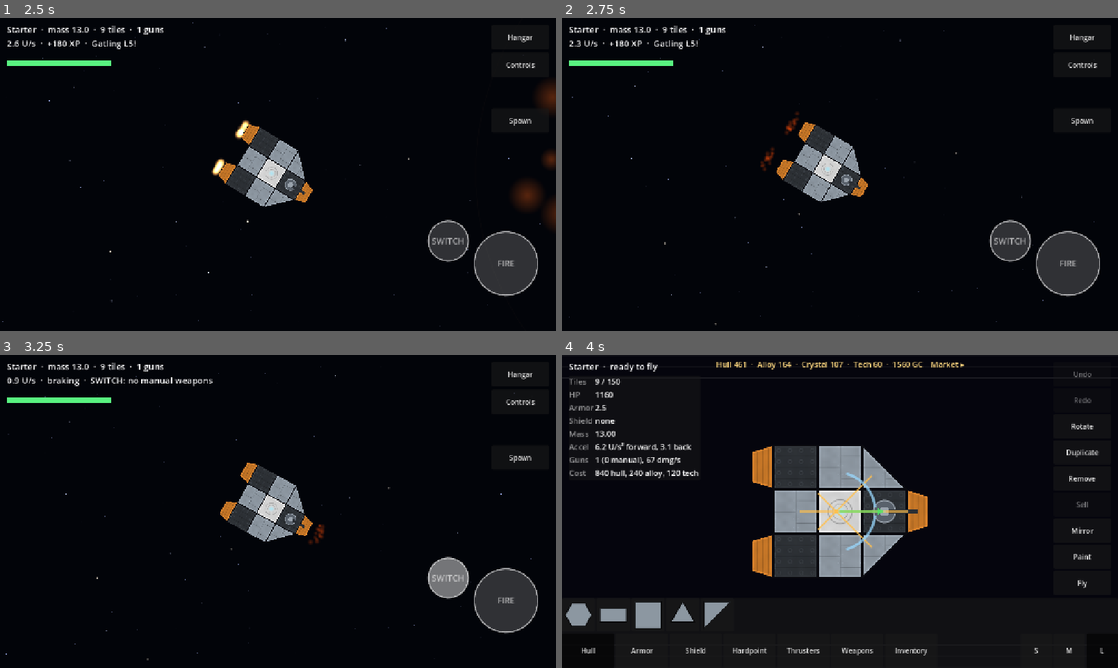
Above: before the commit, frames 1-4 (two rows, left to right).
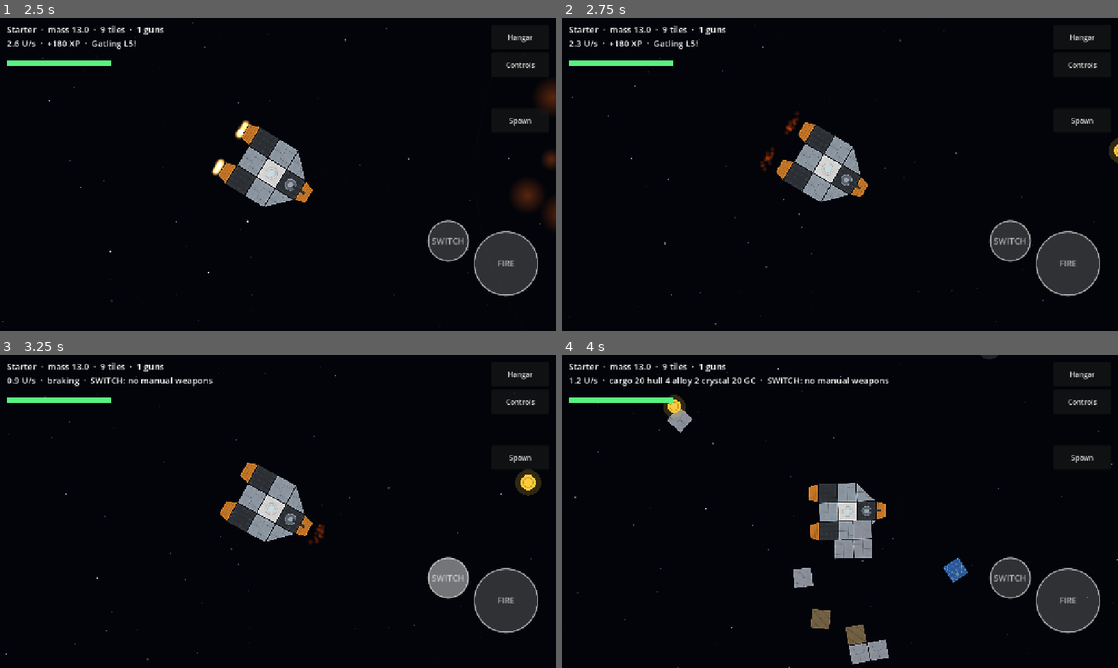
Above: after the commit, the same moments.

Repository: HermanRas/MobileSpaceShooter
Game: Godot game, scene res://dev_preview/drive_stocked.tscn
Same seed, same stepped clock (60 frames per second), same inputs: the game is played once before the commit and once after it. This scene is started directly instead of the project's main scene.
Inputs (mouse positions are in pixels of both pictures, inside the frame that each line leads up to):
- Up to frame 1 (2.5 s): tap Enter at 0.5 s; drag from (16, 277) to (333, 105) at 0.52 s; drag from (111, 174) to (250, 237) at 1.27 s; move the mouse to (505, 262) at 2.02 s; hold D (move_right) from 2.03 s (still down); hold Q (switch_weapon) from 2.03 s (still down); click (505, 262) at 2.17 s; tap Space (fire) at 2.3 s
- Up to frame 2 (2.75 s): keep holding D (move_right); keep holding Q (switch_weapon)
- Up to frame 3 (3.25 s): release D (move_right) at 2.75 s; release Q (switch_weapon) at 2.75 s; drag from (450, 577) to (111, 464) at 2.77 s
- Up to frame 4 (4 s): move the mouse to (1006, 558) at 3.52 s; hold A (move_left) from 3.53 s (still down); hold - (zoom_out) from 3.53 s (still down); tap Space (fire) at 3.8 s

Frame 1 is identical in both runs. In frame 2, 0.1% of the frame differs, in the area x 98-100%, y 38-47%; in frame 3, 0.3%; in frame 4, 18%, in the area x 0-100%, y 0-100%.

Commit message:
Loot scatters by blast size; playtest notes in the plan
Pickups now start from the tiles still on the wreck and fly outward as hard as the ship
blew up (the blast is sized by what was left of it), so a nearly whole ship throws its
loot wide and a stub drops it close. Plan: pickup and counter feedback (8.2), the
owner's level and boss balance notes (8.7), and showing Return to hangar early (tutorial).

Co-Authored-By: Claude Opus 5.5 <noreply@anthropic.com>

Diff:
--- a/game/data/flight.json
+++ b/game/data/flight.json
@@ -25,12 +25,13 @@
 		"zoom_step": 1.15
 	},
 	"pickups": {
-		"_doc": "Phase 5.4. A kill's loot (economy.json drops) scatters from the wreck at up to scatter_u_s and drifts to a stop (drift_damp a seco …(235 unchanged characters)…
+		"_doc": "Phase 5.4. A kill's loot (economy.json drops) scatters from the tiles left on the wreck, outward, at up to scatter_u_s plus scatter_per_blast_u per U of the blast (the size of what was left of the ship; owner, 2026-10-26: a big blast throws it wide, a stub drops it close), and drifts to a stop (drift_damp a seco …(235 unchanged characters)…
 		"magnet_u": 8.0,
 		"collect_u": 0.6,
 		"pull_u_s": 14.0,
 		"pull_accel_u_s2": 60.0,
-		"scatter_u_s": 4.0,
+		"scatter_u_s": 2.0,
+		"scatter_per_blast_u": 1.5,
 		"drift_damp": 1.5,
 		"life_s": 45.0,
 		"blink_s": 5.0
--- a/game/dev_preview/drive_stocked.gd
+++ b/game/dev_preview/drive_stocked.gd
@@ -179,8 +179,22 @@
 		await get_tree().physics_frame
 		if sandbox.pickups.count() == 0:
 			break
-	await _frames(2)
-	_check(sandbox.pickups.count() == 0, "they fly to the ship (%d of %d left)" % [sandbox.pickups.count(), dropped])
+	var first_pass := dropped - sandbox.pickups.count()
+	# A big blast throws loot wide: fly over to whatever is left, as a player would.
+	for sweep in 8:
+		if sandbox.pickups.count() == 0:
+			break
+		var spot: Vector2 = sandbox.pickups._pos[0] + Vector2(0, 3) * ShipMesh.PX_PER_U
+		PhysicsServer2D.body_set_state(sandbox.ship.get_rid(), PhysicsServer2D.BODY_STATE_TRANSFORM, Transform2D(0.0, spot))
+		PhysicsServer2D.body_set_state(sandbox.ship.get_rid(), PhysicsServer2D.BODY_STATE_LINEAR_VELOCITY, Vector2.ZERO)
+		for i in 120:
+			await get_tree().physics_frame
+			if sandbox.pickups.count() == 0:
+				break
+	await _frames(2)
+	_check(first_pass > 0 and sandbox.pickups.count() == 0,
+			"they fly to the ship (%d from beside the wreck, the rest by flying over; %d of %d left)"
+			% [first_pass, sandbox.pickups.count(), dropped])
 	var cargo := sandbox.cargo.to_dict()
 	_check(sandbox.cargo.amount(&"gc") > 0 and sandbox.cargo.amount(&"hull") > 0, "the hold has GC and hull (%s)" % [cargo])
 	# The barge has no parts to drop: one of a wasp's guns, as a kill would drop it.
@@ -189,7 +203,7 @@
 	var gun_pick := wasp.mounts.filter(func(m: Dictionary) -> bool: return Mounting.is_weapon(m) or Mounting.is_thruster(m)) \
 			.find_custom(Mounting.is_weapon)
 	var part := sandbox.economy.part_drop(_hangar.placement, wasp, 0.0, gun_pick, 30)
-	sandbox.pickups.drop(sandbox.ship.global_position + Vector2(3, 0) * ShipMesh.PX_PER_U, Vector2.ZERO, [part])
+	sandbox.pickups.drop(PackedVector2Array([sandbox.ship.global_position + Vector2(3, 0) * ShipMesh.PX_PER_U]), Vector2.ZERO, [part])
 	for i in 120:
 		await get_tree().physics_frame
 		if sandbox.pickups.count() == 0:
--- a/game/src/flight/flight_sandbox.gd
+++ b/game/src/flight/flight_sandbox.gd
@@ -344,7 +344,12 @@
 	var part := economy.part_drop(_placement, built, _rng.randf(), _rng.randi(), body.gun_level)
 	if not part.is_empty():
 		pieces.append(part)
-	pickups.drop(body.global_position, body.linear_velocity, pieces)
+	# From the tiles still attached, as hard as the ship blew up: the blast is the size of what
+	# was left of it (Explosion), so a ship shot to a stub drops its loot close by.
+	var origins := PackedVector2Array()
+	for tile in body.blueprint.tiles:
+		origins.append(body.to_global(ShipStats.polygon_centroid(_placement.tile_polygon(tile)) * PX))
+	pickups.drop(origins, body.linear_velocity, pieces, Spawner.extent_u(body.blueprint, _placement))
 
 
 ## A pickup reached the ship: into the cargo hold. A part gets a note.
--- a/game/src/flight/pickup_field.gd
+++ b/game/src/flight/pickup_field.gd
@@ -1,13 +1,14 @@
 class_name PickupField
 extends Node2D
-## Loot floating in space (PLAN.md 5.4): what a kill drops scatters from the wreck, drifts to a
+## Loot floating in space (PLAN.md 5.4): what a kill drops scatters from the tiles that were
+## left, as hard as the ship blew up (owner, 2026-10-26: a big blast throws it wide), drifts to a
 ## stop, and flies to the player's ship once it's within the magnet radius; touching the ship
 ## collects it. All pickups live in arrays and draw in one `_draw`, like the shot pool.
 ##
 ## A pickup is a piece of loot: {resource: amount} (Economy.loot_pieces), or a part from
 ## Economy.part_drop ({"gun", "mount", "xp"} or {"thruster"}). Placeholder shapes until art
-## lands: Hull a scrap of plate (pentagon, so it isn't taken for a tile of debris), Alloy a steel hexagon, Crystal a cyan shard, Tech a bundle of
-## wires, GC a gold coin, a part a crate.
+## lands: Hull a scrap of plate (pentagon, so it isn't taken for a tile of debris), Alloy a
+## steel hexagon, Crystal a cyan shard, Tech a bundle of wires, GC a gold coin, a part a crate.
 
 signal collected(piece: Dictionary)
 
@@ -19,7 +20,10 @@
 var collect_u := 0.6
 var pull_u_s := 14.0
 var pull_accel_u_s2 := 60.0
-var scatter_u_s := 4.0
+## A pickup is flung at up to scatter_u_s plus scatter_per_blast_u for each U of the blast (the
+## size of what was left of the ship).
+var scatter_u_s := 2.0
+var scatter_per_blast_u := 1.5
 var drift_damp := 1.5
 var life_s := 45.0
 var blink_s := 5.0
@@ -36,7 +40,8 @@
 
 
 func configure(table: Dictionary) -> void:
-	for key in ["magnet_u", "collect_u", "pull_u_s", "pull_accel_u_s2", "scatter_u_s", "drift_damp", "life_s", "blink_s"]:
+	for key in ["magnet_u", "collect_u", "pull_u_s", "pull_accel_u_s2", "scatter_u_s", "scatter_per_blast_u", "drift_damp",
+			"life_s", "blink_s"]:
 		if table.has(key):
 			set(key, float(table[key]))
 
@@ -45,11 +50,21 @@
 	return _piece.size()
 
 
-## Scatters `pieces` from `at` (world px), each flung at up to scatter_u_s on top of `velocity`.
-func drop(at: Vector2, velocity: Vector2, pieces: Array[Dictionary]) -> void:
+## Scatters `pieces`, each from one of `origins` (world px; the wreck's tiles), flung outward
+## from their middle on top of `velocity`, harder the bigger the blast (`blast_u`, U).
+func drop(origins: PackedVector2Array, velocity: Vector2, pieces: Array[Dictionary], blast_u := 0.0) -> void:
+	if origins.is_empty():
+		return
+	var middle := Vector2.ZERO
+	for p in origins:
+		middle += p
+	middle /= origins.size()
+	var speed := (scatter_u_s + scatter_per_blast_u * blast_u) * PX
 	for piece in pieces:
-		var fling := Vector2.from_angle(randf() * TAU) * randf_range(0.4, 1.0) * scatter_u_s * PX
-		_pos.append(at + fling * 0.1)
+		var at := origins[randi() % origins.size()]
+		var out := (at - middle).normalized() if at.distance_to(middle) > 1.0 else Vector2.from_angle(randf() * TAU)
+		var fling := out.rotated(randf_range(-0.8, 0.8)) * randf_range(0.4, 1.0) * speed
+		_pos.append(at)
 		_vel.append(velocity + fling)
 		_age.append(0.0)
 		_spin.append(randf() * TAU)
Not shown, changed: Docs/PLAN.md
